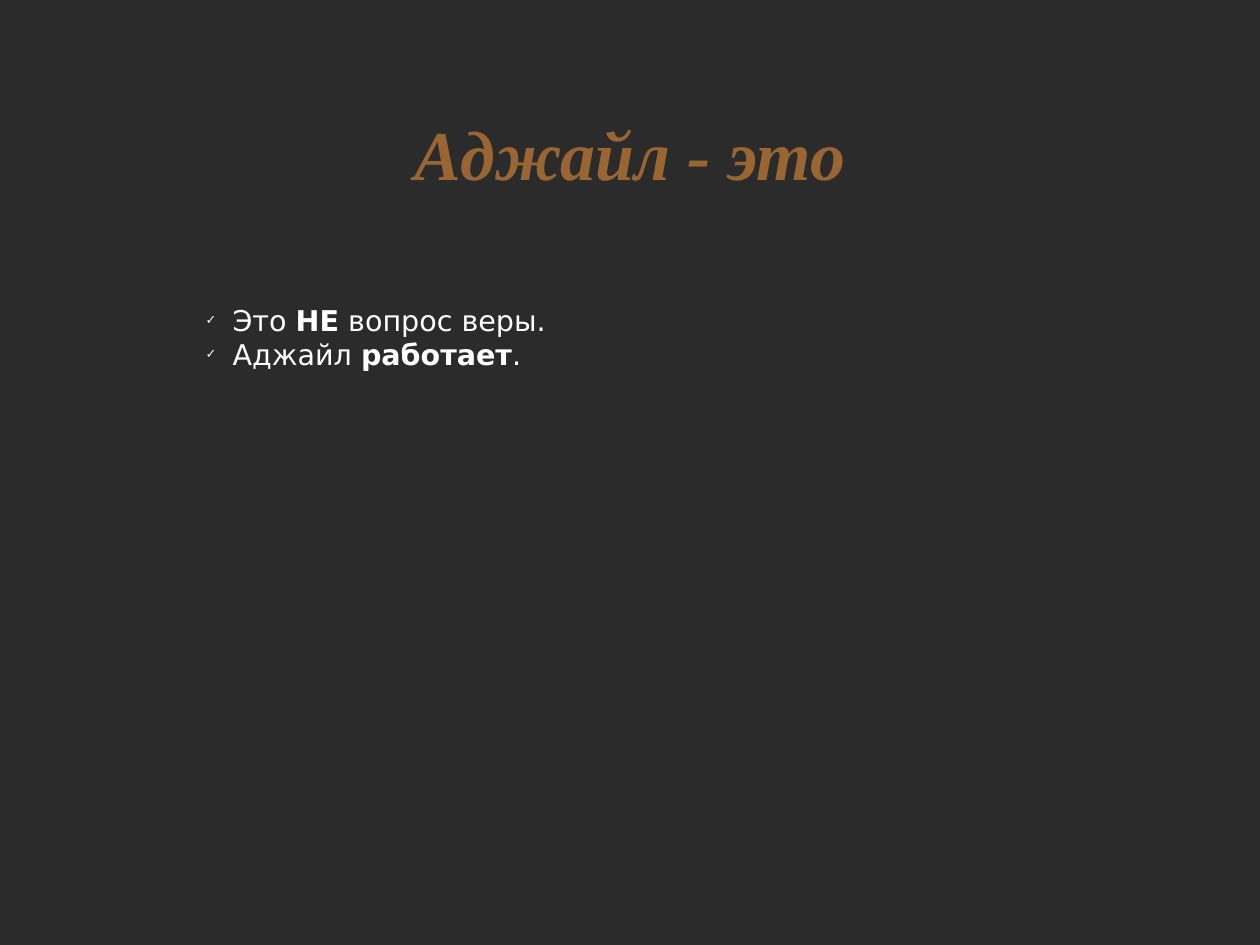
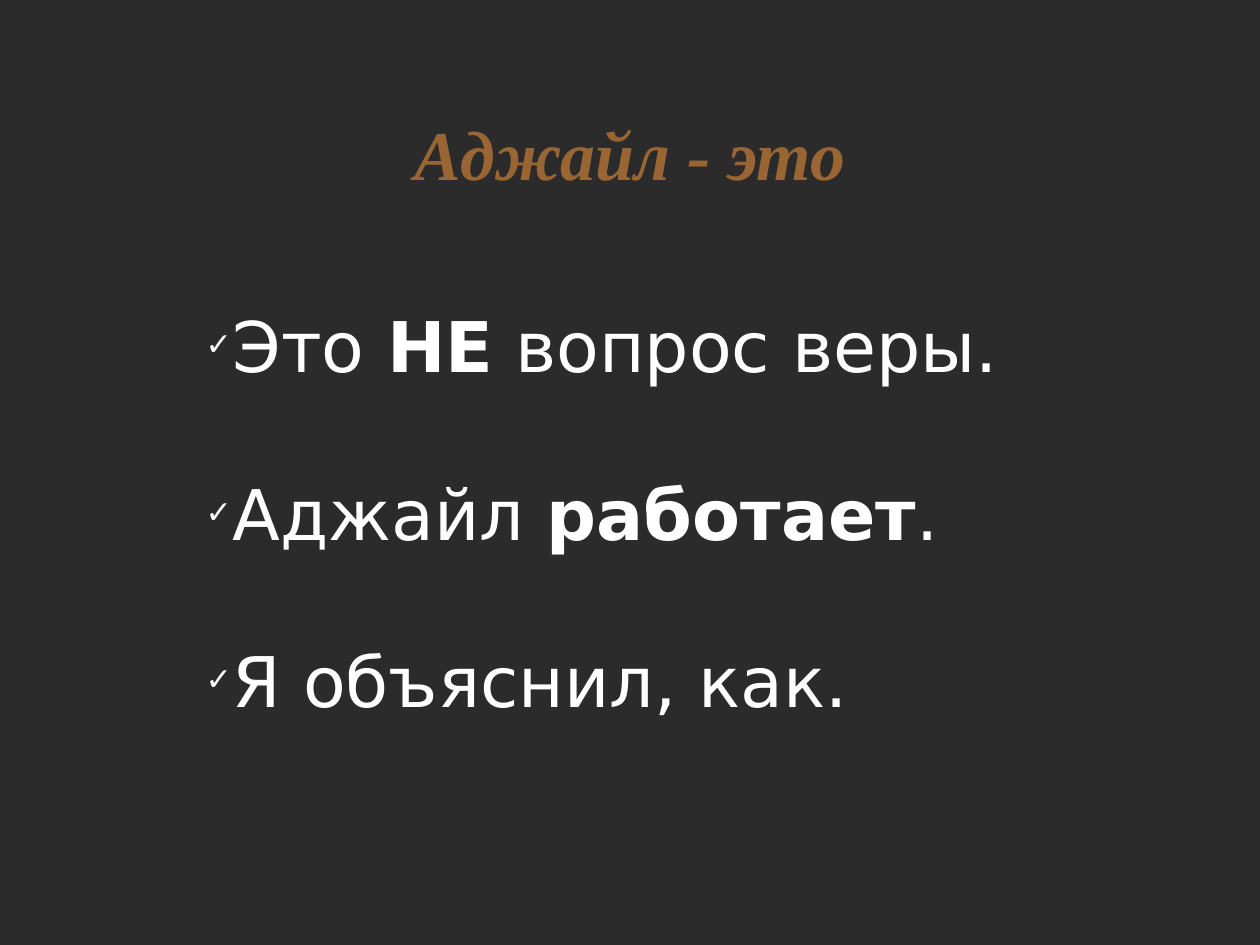
Before and after one commit to asolntsev/presentations, a slide deck: slide 20 of agile-technical-practices/agile-church.odp. Drawn at 1260x945 pixels with LibreOffice and Linux fonts; fonts in the diff are those of the drawing; background and template pictures are left out; a plain dark background stands for a picture behind light text. Boxes give left, top, right and bottom in pixels: in the first picture for what was removed or moved away, otherwise in the second. Text is boxed around its words. In the diff, an @@ line names an element or a change of style, - is before the commit and + after.

```diff
--- a/agile-technical-practices/agile-church.odp
+++ b/agile-technical-practices/agile-church.odp
@@ text at bbox=[233, 320, 998, 554]: size 18 to 44 pt in "Это НЕ вопрос веры.", "Аджайл работает." @@
@@ text at bbox=[233, 653, 847, 715]: paragraph added @@
+✓ Я объяснил, как.
```
Also in this commit, not shown: 3 other slides changed, 2 slides added, 1 slide removed.
